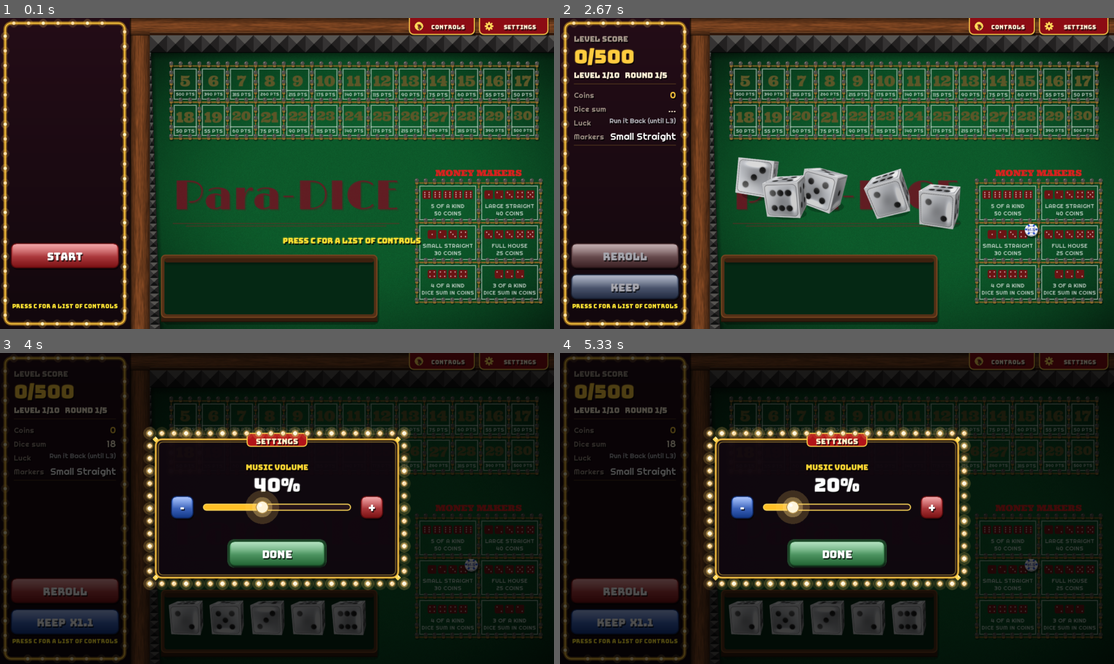
Above: before the commit, frames 1-4 (two rows, left to right).
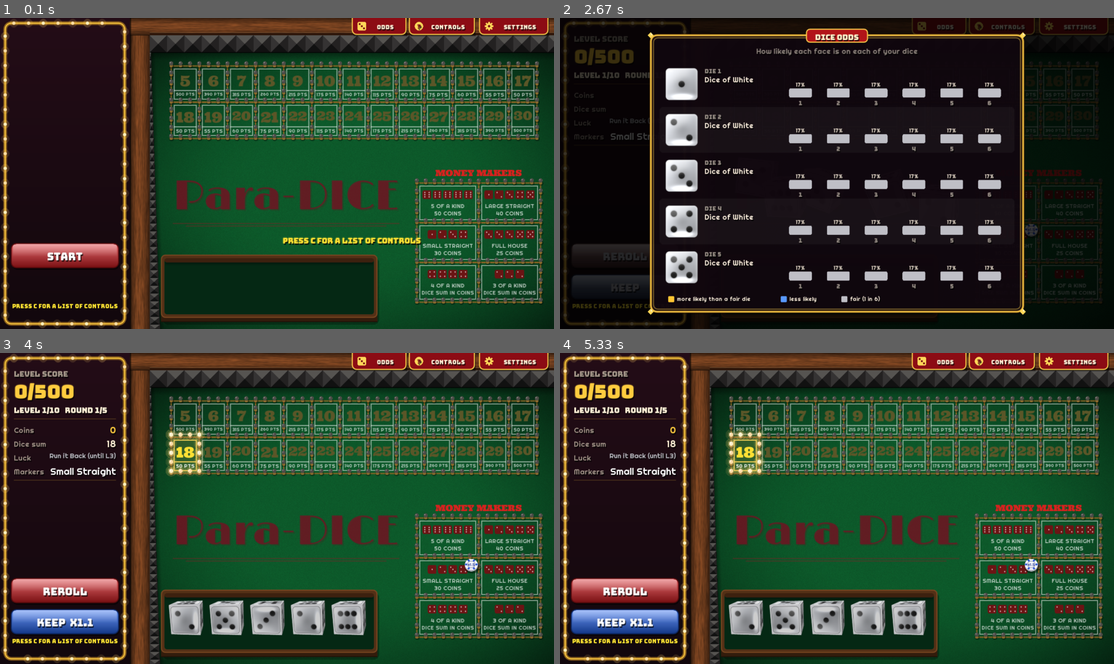
Above: after the commit, the same moments.

Repository: OJSS18/para-dice
Game: LÖVE game, started from main.lua
The game is run twice, just before and just after one commit, with the same random seed, the same clock (stepped at 60 frames per second) and the same inputs.
Inputs (mouse positions are in pixels of both pictures, inside the frame that each line leads up to):
- Up to frame 1 (0.1 s): no input
- Up to frame 2 (2.67 s): tap Enter at 0.33, 1.67 s; press the mouse at (1008, 241) at 0.7 s; move the mouse to (848, 148) at 0.8 s; release the mouse at (692, 58) at 0.93 s; tap C at 1 s; press the mouse at (936, 27) at 1.37 s; move the mouse to (958, 86) at 1.47 s; release the mouse at (981, 145) at 1.6 s; press the mouse at (936, 27) at 2.53 s; move the mouse to (909, 108) at 2.63 s
- Up to frame 3 (4 s): release the mouse at (321, 527) at 2.77 s; tap Left at 2.83, 3.5, 3.83 s; press the mouse at (515, 362) at 3.2 s; move the mouse to (404, 455) at 3.3 s; release the mouse at (299, 552) at 3.43 s
- Up to frame 4 (5.33 s): tap Left every 0.33 s from 4.17 to 5.17 s

The runs differ from the first frame. In frame 1, 0.6% of the frame differs, in the area x 63-74%, y 0-6%; in frame 2, 86%, in the area x 0-100%, y 0-100%; in frame 3, 81%; in frame 4, 81%.

Commit message:
All level targets grow x1.25; O / ODDS tab shows each die's roll odds

Diff:
--- a/controlsguide.lua
+++ b/controlsguide.lua
@@ -16,6 +16,7 @@
     { title = "ANY TIME  (on a phone or tablet, tap = click)", items = {
         { "C  /  CONTROLS tab", "Show / hide this list (tap anywhere to close it)" },
         { "S  /  SETTINGS tab", "Settings: music volume (Left / Right arrows or drag the slider)" },
+        { "O  /  ODDS tab",     "See how likely each face is on each of your 5 dice" },
         { "Esc",     "Close this list - or quit the game" },
     } },
     { title = "START", items = {
@@ -113,17 +114,17 @@
     -- Keys in the left column, what they do in the right column.
     local keyW = cardW * 0.40
     local left = x + 36
-    local rowY = y + 84
-    local lineH = 20
+    local rowY = y + 80
+    local lineH = 19
     for _, s in ipairs(sections) do
         ui.text(s.title, fonts.heading, left, rowY, cardW - 72, "left", { 1, 0.45, 0.35 })
-        rowY = rowY + 23
+        rowY = rowY + 22
         for _, item in ipairs(s.items) do
             ui.text(item[1], fonts.small, left + 12, rowY, keyW - 20, "left", { 1, 0.9, 0.3 })
             ui.text(item[2], fonts.small, left + keyW, rowY, cardW - keyW - 72, "left", { 1, 0.95, 0.88 })
             rowY = rowY + lineH
         end
-        rowY = rowY + 5
+        rowY = rowY + 3
     end
 end
 
--- a/main.lua
+++ b/main.lua
@@ -32,6 +32,7 @@
 --   banner.lua    - DRAWING of the info banner and buttons on the left
 --   ui.lua        - shared drawing helpers: glossy buttons, shadowed text
 --   controlsguide.lua - the list of controls shown when you press C
+--   oddsguide.lua - the dice odds panel shown when you press O
 --   music.lua     - the looping background music
 --   settings.lua  - the player's settings (music volume), saved to disk
 --   settingsmenu.lua - the SETTINGS tab and panel
@@ -58,6 +59,7 @@
 local draw      = require("draw")
 local shopdraw  = require("shopdraw")
 local controlsguide = require("controlsguide")
+local oddsguide     = require("oddsguide")
 local ui            = require("ui")
 local settings      = require("settings")
 local settingsmenu  = require("settingsmenu")
@@ -68,6 +70,9 @@
 
 -- true while the settings panel (S, or the SETTINGS tab) is open.
 local showSettings = false
+
+-- true while the dice odds panel (O, or the ODDS tab) is open.
+local showOdds = false
 
 -- 'state' tells us which screen we're on. It's just a string:
 --   "start"       - the title screen
@@ -293,8 +298,12 @@
     -- The SETTINGS tab is on every screen; the panels go on top of everything.
     settingsmenu.drawTab()
     controlsguide.drawTab()
+    oddsguide.drawTab()
     if showSettings then
         settingsmenu.draw()
+    end
+    if showOdds then
+        oddsguide.draw()
     end
     if showControls then
         controlsguide.draw()
@@ -320,6 +329,22 @@
     -- C opens and closes the controls list, from any screen.
     if key == "c" then
         showControls = not showControls
+        showOdds = false
+        return
+    end
+
+    -- O opens and closes the dice odds panel, from any screen.
+    if key == "o" then
+        showOdds = not showOdds
+        showControls = false
+        return
+    end
+
+    -- While the odds panel is open, Escape closes it and other keys are ignored.
+    if showOdds then
+        if key == "escape" then
+            showOdds = false
+        end
         return
     end
 
@@ -420,9 +445,11 @@
     -- Remember whether the player is using touch, so hints can say "tap".
     ui.touchMode = istouch == true
 
-    -- Clicking anywhere closes the controls list (and does nothing else).
-    if showControls then
+    -- Clicking anywhere closes the controls list or the odds panel
+    -- (and does nothing else).
+    if showControls or showOdds then
         showControls = false
+        showOdds = false
         return
     end
 
@@ -441,6 +468,10 @@
     end
     if controlsguide.isOnTab(x, y) then
         showControls = true
+        return
+    end
+    if oddsguide.isOnTab(x, y) then
+        showOdds = true
         return
     end
 
--- /dev/null
+++ b/oddsguide.lua
@@ -0,0 +1,143 @@
+-- oddsguide.lua
+-- The DICE ODDS panel: press O (or tap the ODDS tab) to see, for each of
+-- your 5 dice, how likely every face is to come up.
+--
+-- The numbers come straight from dicetypes.lua (each die type's weights),
+-- so they're always the real odds the game uses.
+-- Drawing only - nothing in here changes game data.
+
+local config    = require("config")
+local dicetypes = require("dicetypes")
+local player    = require("player")
+local fonts     = require("fonts")
+local ui        = require("ui")
+local draw      = require("draw")   -- for draw.dieImage
+
+local oddsguide = {}
+
+local GOLD  = { 1, 0.85, 0.25 }
+local CREAM = { 1, 0.95, 0.88 }
+local DIM   = { 1, 0.95, 0.88, 0.55 }
+
+
+---------------------------------------------------------------------------
+-- THE ODDS TAB (top edge, left of CONTROLS) - for phones with no O key
+---------------------------------------------------------------------------
+
+function oddsguide.tabRect()
+    return { x = love.graphics.getWidth() - 466, y = 0, w = 124, h = 38 }
+end
+
+function oddsguide.isOnTab(x, y)
+    local r = oddsguide.tabRect()
+    return x >= r.x and x <= r.x + r.w and y >= r.y and y <= r.y + r.h
+end
+
+function oddsguide.drawTab()
+    local r = oddsguide.tabRect()
+    love.graphics.setColor(0, 0, 0, 0.5)
+    love.graphics.rectangle("fill", r.x + 3, r.y + 4, r.w, r.h)
+    if ui.isHovered(r) then
+        love.graphics.setColor(0.75, 0.08, 0.12)
+    else
+        love.graphics.setColor(0.55, 0.05, 0.08)
+    end
+    love.graphics.rectangle("fill", r.x, r.y - 10, r.w, r.h + 10, 10, 10)
+    love.graphics.setColor(1, 0.82, 0.3)
+    love.graphics.setLineWidth(2)
+    love.graphics.rectangle("line", r.x, r.y - 10, r.w, r.h + 10, 10, 10)
+    love.graphics.setLineWidth(1)
+    -- A tiny die icon
+    love.graphics.setColor(1, 0.85, 0.35)
+    love.graphics.rectangle("fill", r.x + 12, r.y + 9, 20, 20, 4, 4)
+    love.graphics.setColor(0.45, 0.04, 0.07)
+    love.graphics.circle("fill", r.x + 17, r.y + 14, 2.2)
+    love.graphics.circle("fill", r.x + 22, r.y + 19, 2.2)
+    love.graphics.circle("fill", r.x + 27, r.y + 24, 2.2)
+    ui.text("ODDS", fonts.hint, r.x + 36, r.y + 12, r.w - 44, "center", { 1, 0.95, 0.85 })
+end
+
+
+---------------------------------------------------------------------------
+-- THE PANEL
+---------------------------------------------------------------------------
+
+-- One row: die picture and name on the left, then a bar for each face.
+local function drawDieRow(i, x, y, w, h)
+    local typeId = player.loadout[i]
+    local dieType = dicetypes.get(typeId)
+
+    -- Faint stripe behind every other row, to make rows easy to follow.
+    if i % 2 == 0 then
+        love.graphics.setColor(1, 1, 1, 0.04)
+        love.graphics.rectangle("fill", x, y, w, h, 8, 8)
+    end
+
+    -- Picture and name
+    local size = h - 24
+    draw.dieImage(typeId, i, x + 10, y + 12, size)
+    ui.text("DIE " .. i, fonts.hint, x + size + 22, y + 14, 150, "left", DIM)
+    ui.text(dieType.name, fonts.small, x + size + 22, y + 32, 160, "left", CREAM)
+
+    -- Six bars, one per face. The tallest possible bar means 50%.
+    local barsX = x + size + 200
+    local barsW = w - (barsX - x) - 14
+    local slotW = barsW / 6
+    local barMaxH = h - 44
+    local baseY = y + h - 22
+    local fair = 100 / 6
+    for face = 1, 6 do
+        local pct = dicetypes.percent(dieType.weights, face)
+        local bx = barsX + (face - 1) * slotW + slotW * 0.2
+        local bw = slotW * 0.6
+        local bh = math.max(2, barMaxH * math.min(1, pct / 50))
+
+        -- Gold if this face comes up more than a fair die's 1-in-6,
+        -- blue if less, grey if about the same.
+        if pct > fair + 1 then
+            love.graphics.setColor(1, 0.78, 0.2)
+        elseif pct < fair - 1 then
+            love.graphics.setColor(0.35, 0.6, 1)
+        else
+            love.graphics.setColor(0.75, 0.75, 0.78)
+        end
+        love.graphics.rectangle("fill", bx, baseY - bh, bw, bh, 3, 3)
+
+        ui.text(pct .. "%", fonts.tiny, bx - 10, baseY - bh - 17, bw + 20, "center", CREAM)
+        ui.text(tostring(face), fonts.hint, bx - 10, baseY + 4, bw + 20, "center", DIM)
+    end
+end
+
+-- Draw the whole panel over whatever is on screen.
+function oddsguide.draw()
+    local W, H = love.graphics.getWidth(), love.graphics.getHeight()
+    love.graphics.setColor(0, 0, 0, 0.78)
+    love.graphics.rectangle("fill", 0, 0, W, H)
+
+    local cardW = math.min(860, W - 80)
+    local cardH = math.min(640, H - 40)
+    local x, y = (W - cardW) / 2, (H - cardH) / 2
+    ui.vegasWindow({ x = x, y = y, w = cardW, h = cardH }, "DICE ODDS")
+
+    ui.text("How likely each face is on each of your dice", fonts.small, x, y + 26, cardW, "center", DIM)
+
+    local top = y + 60
+    local rowH = (cardH - 110) / config.NUM_DICE
+    for i = 1, config.NUM_DICE do
+        drawDieRow(i, x + 20, top + (i - 1) * rowH, cardW - 40, rowH)
+    end
+
+    -- A small key at the bottom
+    local keyY = y + cardH - 40
+    love.graphics.setColor(1, 0.78, 0.2)
+    love.graphics.rectangle("fill", x + 40, keyY + 4, 14, 14, 3, 3)
+    ui.text("more likely than a fair die", fonts.tiny, x + 60, keyY + 2, 220, "left", CREAM)
+    love.graphics.setColor(0.35, 0.6, 1)
+    love.graphics.rectangle("fill", x + 300, keyY + 4, 14, 14, 3, 3)
+    ui.text("less likely", fonts.tiny, x + 320, keyY + 2, 120, "left", CREAM)
+    love.graphics.setColor(0.75, 0.75, 0.78)
+    love.graphics.rectangle("fill", x + 440, keyY + 4, 14, 14, 3, 3)
+    ui.text("fair (1 in 6)", fonts.tiny, x + 460, keyY + 2, 140, "left", CREAM)
+end
+
+return oddsguide
--- a/score.lua
+++ b/score.lua
@@ -108,13 +108,10 @@
 score.MAX_LEVEL = 10
 
 -- Points needed to clear level 1, and how much bigger each level's
--- target is than the one before. The first few steps grow gently
--- (x1.25 = 25% more), then it speeds up (x1.5 = 50% more):
---   L1 500   L2 625   L3 781   L4 977   L5 1465   L6 2197 ...
+-- target is than the one before (1.25 = 25% more each level):
+--   L1 500   L2 625   L3 781   L4 977   L5 1221 ...   L10 3725
 score.FIRST_TARGET  = 500
-score.EARLY_GROWTH  = 1.25   -- used for the first EARLY_STEPS level-ups
-score.EARLY_STEPS   = 3      -- (level 1->2, 2->3 and 3->4)
-score.TARGET_GROWTH = 1.5    -- used for every level-up after that
+score.TARGET_GROWTH = 1.25
 
 
 ---------------------------------------------------------------------------
@@ -343,20 +340,13 @@
     return entry
 end
 
--- Points needed to clear a level: start at FIRST_TARGET and grow it once
--- for every level after the first - by EARLY_GROWTH for the first
--- EARLY_STEPS level-ups, then by TARGET_GROWTH. Rounded at the end.
+-- Points needed to clear a level:
+--   FIRST_TARGET x TARGET_GROWTH ^ (level - 1), rounded to a whole number.
+-- '^' means "to the power of": 1.25 ^ 2 = 1.25 x 1.25 = 1.5625.
 -- A luck item (Addict) can lower the CURRENT level's goal.
 function score.getTarget(level)
     level = level or score.level   -- no level given? use the current one
-    local target = score.FIRST_TARGET
-    for step = 1, level - 1 do
-        if step <= score.EARLY_STEPS then
-            target = target * score.EARLY_GROWTH
-        else
-            target = target * score.TARGET_GROWTH
-        end
-    end
+    local target = score.FIRST_TARGET * score.TARGET_GROWTH ^ (level - 1)
     if level == score.level then
         target = target * luck.targetMultiplier()
     end
Not shown, changed: docs/game.data
